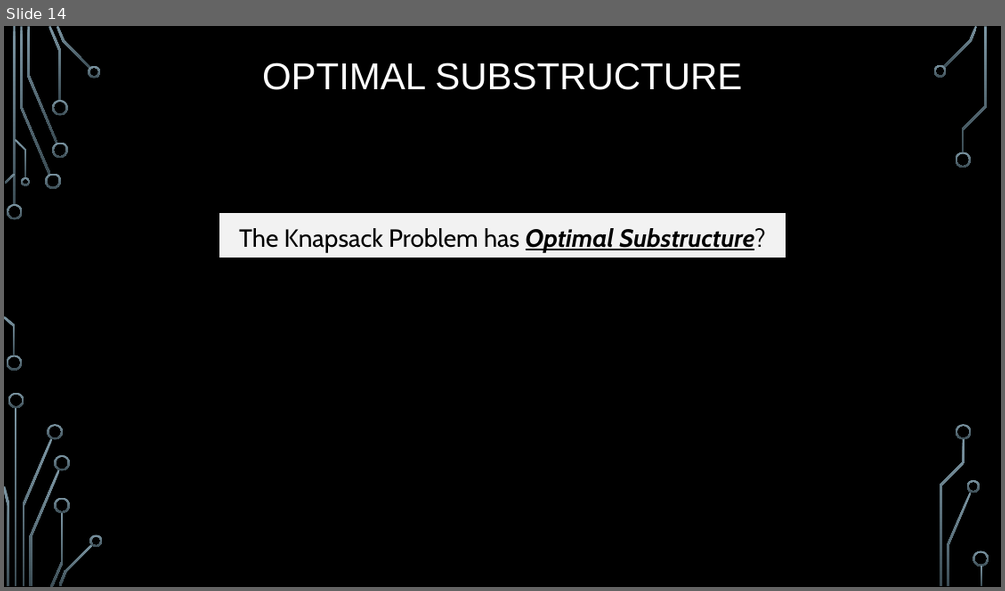
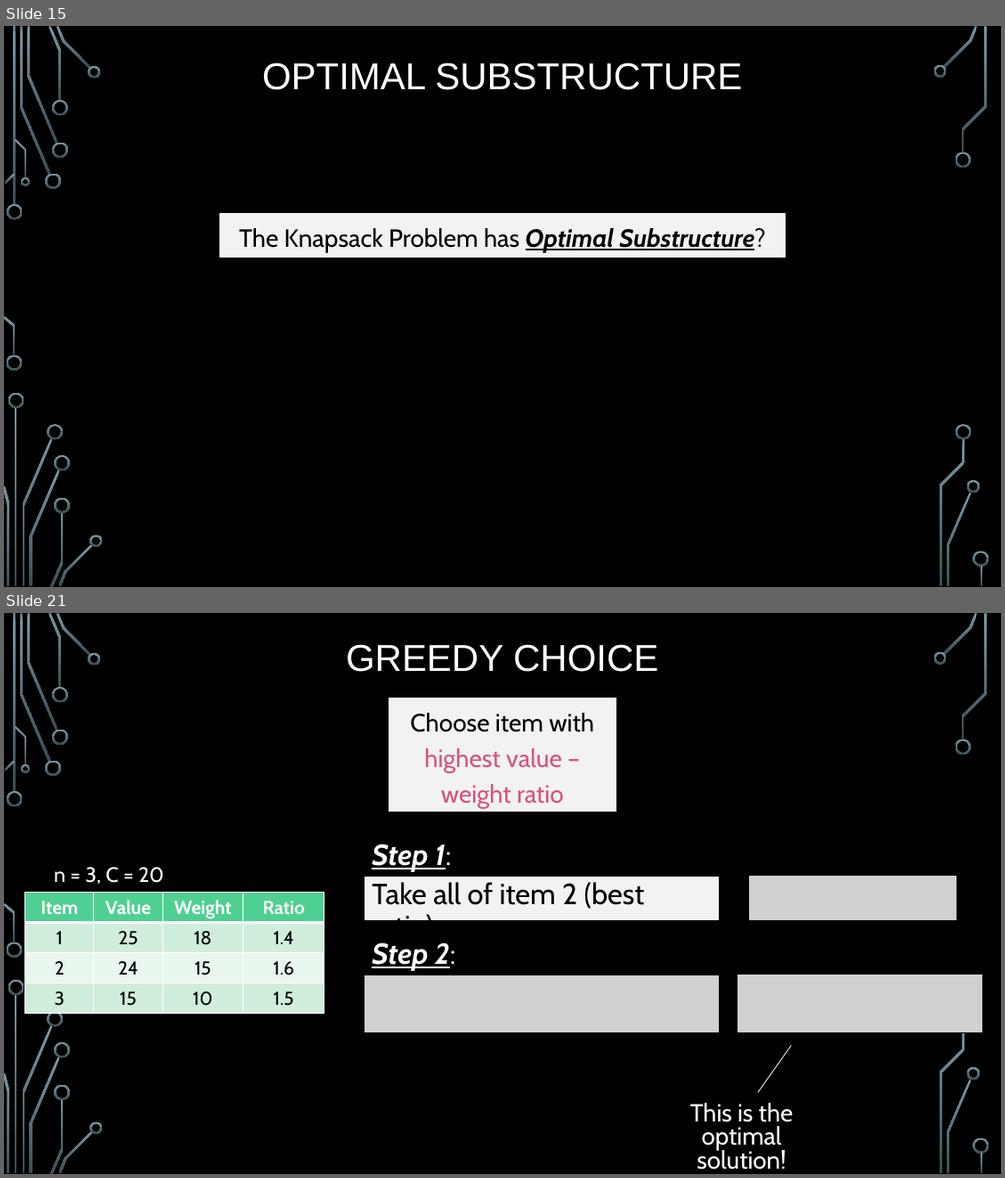
Before and after one commit to markfloryan/dsa2, a slide deck: slides/04-5-KnapsackGreedy.pptx. Shown one above the other, each under a label of ours: slide 14 before the commit, slides 15 and 21 after it; the slides between them are not shown. The pictures are 1005x591 and 1005x1178 pixels, drawn with LibreOffice and Linux fonts; fonts in the diff are those of the drawing; grey boxes stand for pictures; background and template pictures are left out. Boxes give left, top, right and bottom in pixels: in the first picture for what was removed or moved away, otherwise in the second. Text is boxed around its words. In the diff, an @@ line names an element or a change of style, - is before the commit and + after.

```diff
--- a/slides/04-5-KnapsackGreedy.pptx
+++ b/slides/04-5-KnapsackGreedy.pptx
@@ slide 21 added at (4,613,1001,1174), background picture (left out); not listed: 35 template elements that a slide beside it also shows @@
@@ title added at (346,644,658,672), 36 pt, text #FFFFFF @@
+GREEDY CHOICE
@@ rectangle added at (388,697,617,811), fill #F2F2F2, outline #000000 0.75 pt, 24 pt, text #D7537B @@
+Choose item with highest value – weight ratio
@@ text added at (372,844,452,872), 28 pt, text #FFFFFF, bold, italic, underline @@
+Step 1:
@@ text added at (54,867,164,884), 20 pt, text #FFFFFF @@
+n = 3, C = 20
@@ rectangle added at (364,876,719,921), fill #F2F2F2, outline #000000 0.75 pt, 28 pt, text #000000 @@
+Take all of item 2 (best ratio)
@@ picture added at (749,876,957,920) @@
@@ table added at (25,892,324,1013), 4 rows, 4 columns @@
+Item | Value | Weight | Ratio
+1 | 25 | 18 | 1.4
+2 | 24 | 15 | 1.6
+3 | 15 | 10 | 1.5
@@ text added at (372,942,456,971), 28 pt, text #FFFFFF, bold, italic, underline @@
+Step 2:
@@ picture added at (364,975,719,1032) @@
@@ picture added at (737,974,983,1032) @@
@@ line added from (758, 1093) to (792, 1046), #F2F2F2 0.75 pt @@
@@ text added at (690,1103,793,1169), 23.8 pt, text #FFFFFF @@
+This is the optimal solution!
@@ what was slide 14 is now slide 15 @@
```
Also in this commit, not shown: 4 slides changed, 11 other slides added, 8 slides removed, 4 other files.
